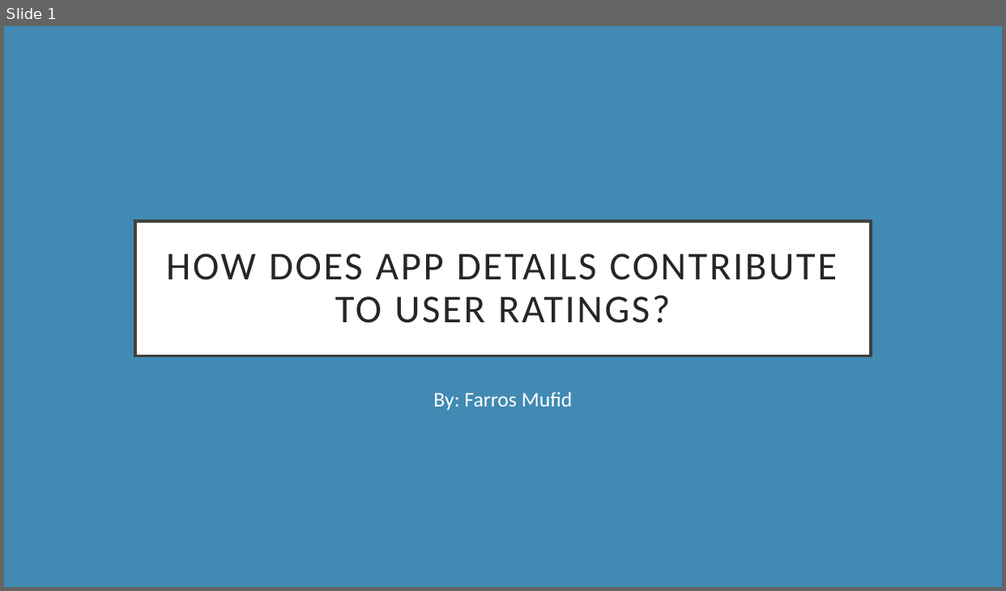
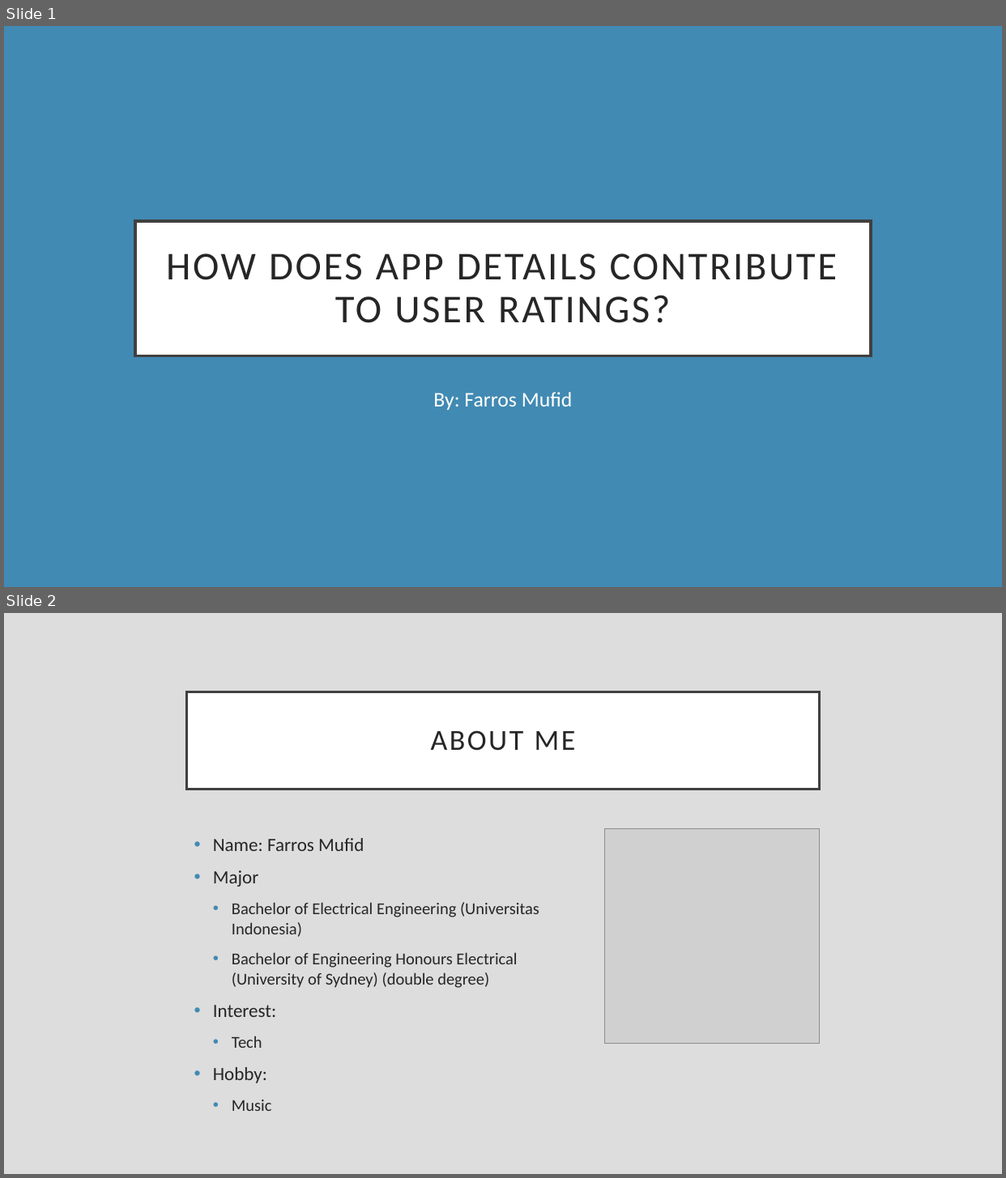
Before and after one commit to farrosmufid/Final_Project_Mobile_App_Store_Farros, a slide deck: Final_Project_ppt_Purwadhika.pptx. Shown one above the other, each under a label of ours: slide 1 before the commit, slides 1 and 2 after it. The pictures are 1006x591 and 1006x1178 pixels, drawn with LibreOffice and Linux fonts; fonts in the diff are those of the drawing; grey boxes stand for pictures. Boxes give left, top, right and bottom in pixels: in the first picture for what was removed or moved away, otherwise in the second. Text is boxed around its words. In the diff, an @@ line names an element or a change of style, - is before the commit and + after.

```diff
--- a/Final_Project_ppt_Purwadhika.pptx
+++ b/Final_Project_ppt_Purwadhika.pptx
@@ slide 2 added at box(4, 613, 1002, 1174), background #DDDDDD @@
@@ title added at box(187, 692, 819, 789), fill #FFFFFF, outline #404040 2.5 pt, 28 pt, text #262626 @@
+ABOUT ME
@@ picture added at box(605, 828, 820, 1043) @@
@@ text added at box(213, 838, 539, 1111), 16 pt, text #262626 @@
+• Name: Farros Mufid
+• Major
+  • Bachelor of Electrical Engineering (Universitas Indonesia)
+  • Bachelor of Engineering Honours Electrical (University of Sydney) (double degree)
+• Interest:
+  • Tech
+• Hobby:
+  • Music
```
Also in this commit, not shown: 6 slides changed, 13 other slides added, 1 slide removed, 8 other files.
